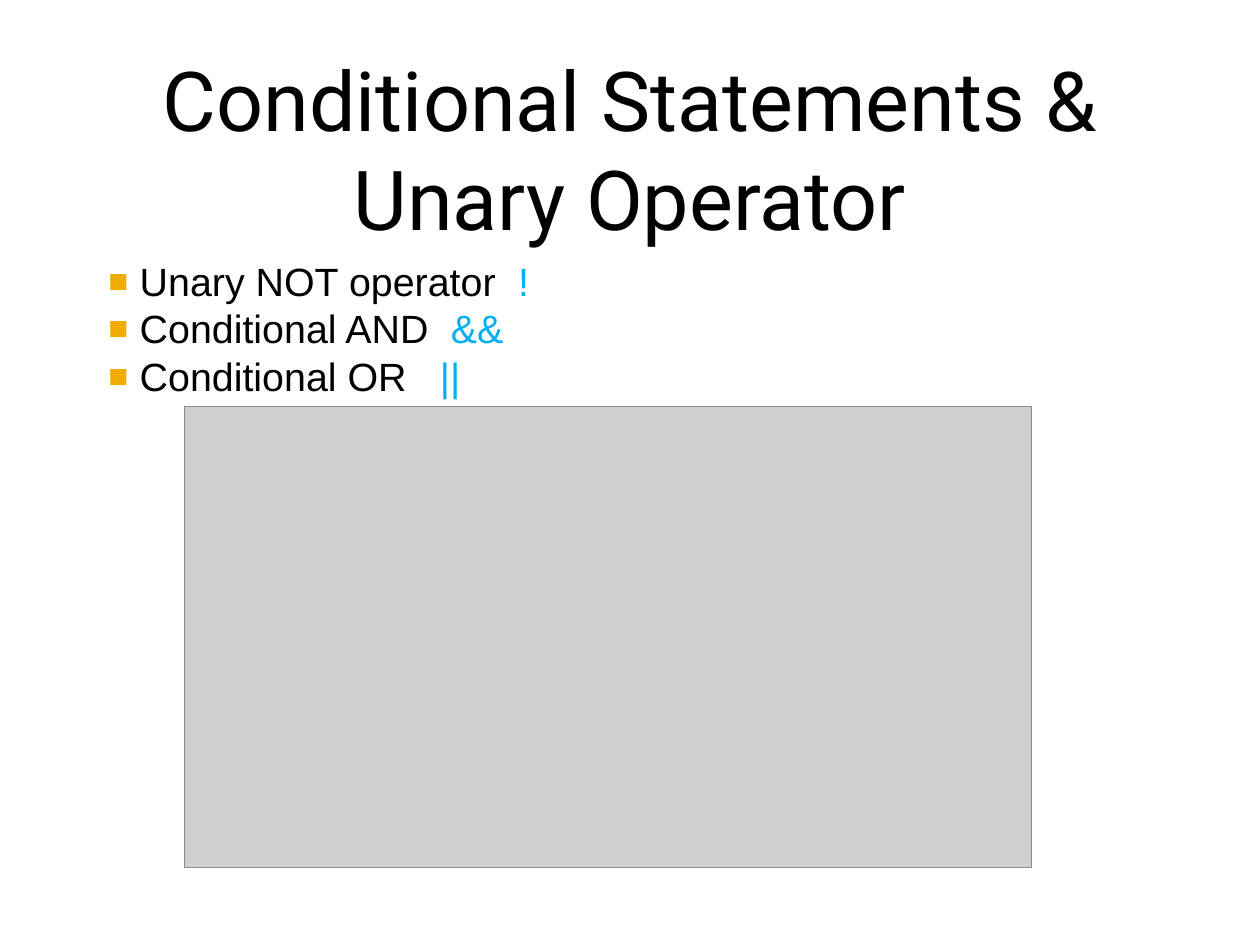
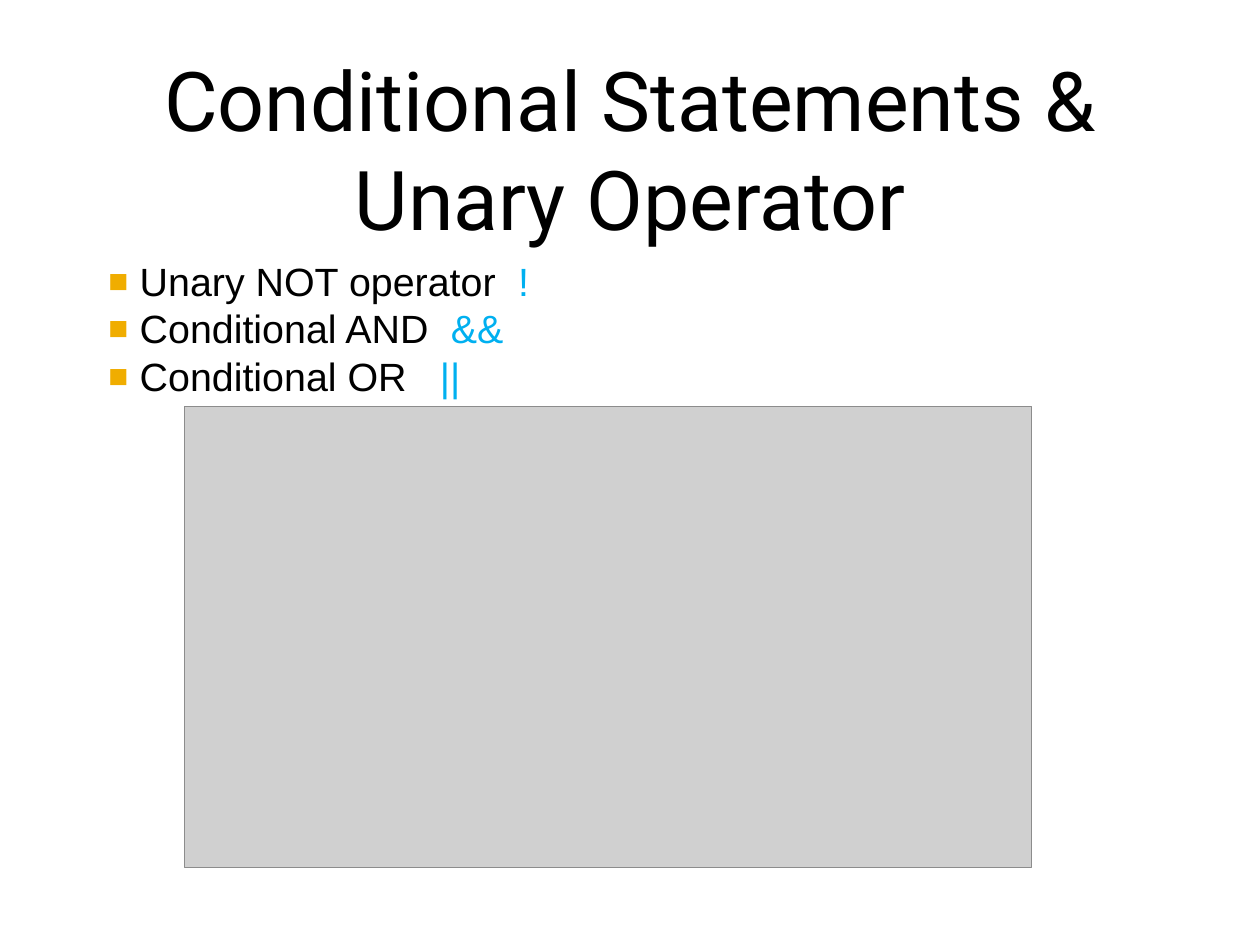
Before and after one commit to PragmaticBG/JavaCourse, a slide deck: slide 9 of 1 Java Basics summary.pptx (slide 8 before the commit). Drawn at 1260x945 pixels with LibreOffice and Linux fonts; fonts in the diff are those of the drawing; grey boxes stand for pictures. Boxes give left, top, right and bottom in pixels: in the first picture for what was removed or moved away, otherwise in the second. Text is boxed around its words. In the diff, an @@ line names an element or a change of style, - is before the commit and + after.

```diff
--- a/1 Java Basics summary.pptx
+++ b/1 Java Basics summary.pptx
@@ title "Conditional Statements & Unary Operator" at (164, 69, 1024, 248): size 67.2 to 67 pt @@
```
Also in this commit, not shown: 4 other slides changed, 2 slides added, 3 other files.
